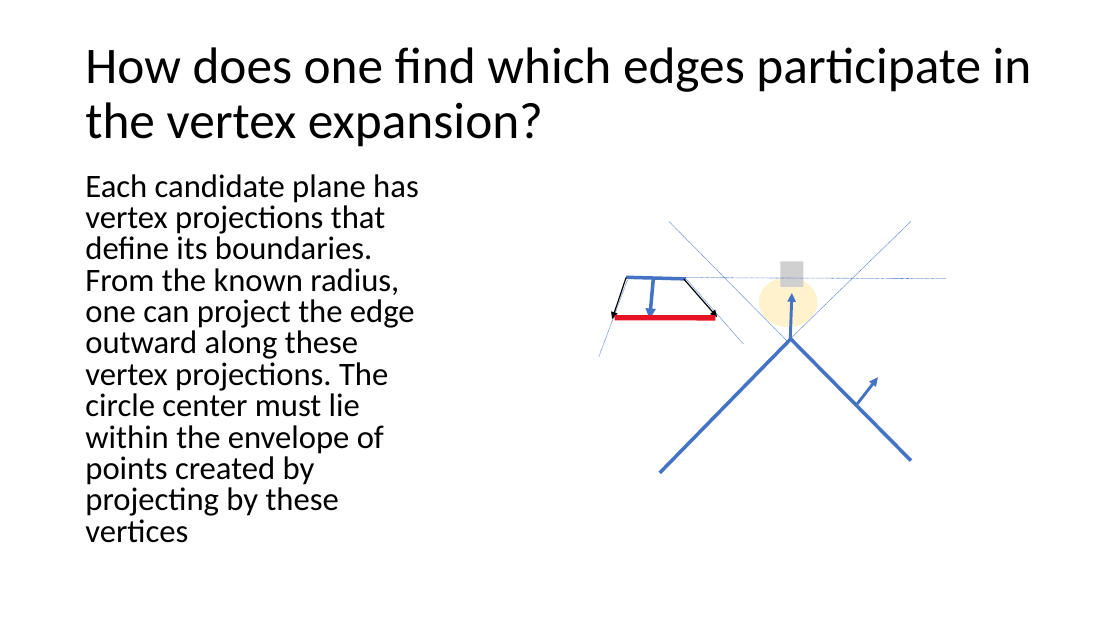
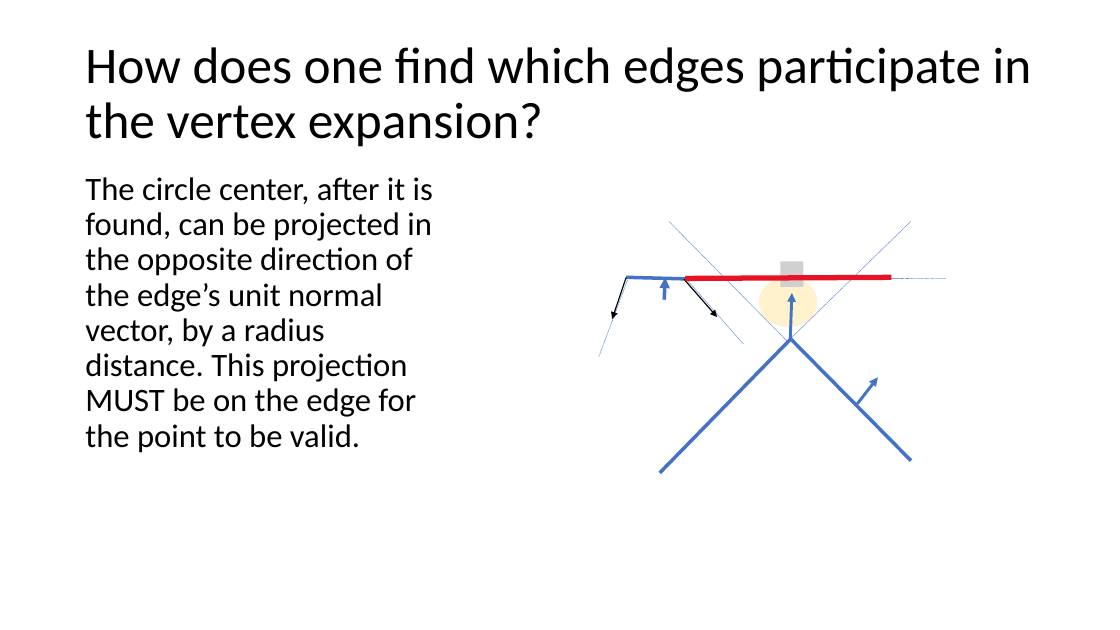
Before and after one commit to ivsg-psu/ivsg-psu-PathPlanning_MapTools_VertexSkeleton, a slide deck: slide 28 of Documents/VertexSkeletonClassLibrary.pptx (slide 27 before the commit). Drawn at 1120x630 pixels with LibreOffice and Linux fonts; fonts in the diff are those of the drawing; grey boxes stand for pictures. Boxes give left, top, right and bottom in pixels: in the first picture for what was removed or moved away, otherwise in the second. Text is boxed around its words. In the diff, an @@ line names an element or a change of style, - is before the commit and + after.

```diff
--- a/Documents/VertexSkeletonClassLibrary.pptx
+++ b/Documents/VertexSkeletonClassLibrary.pptx
@@ text at (85, 177, 433, 453): text changed @@
-Each candidate plane has vertex projections that define its boundaries. From the known radius, one can project the edge outward along these vertex projections. The circle center must lie within the envelope of points created by projecting by these vertices
+The circle center, after it is found, can be projected in the opposite direction of the edge’s unit normal vector, by a radius distance. This projection MUST be on the edge for the point to be valid.
@@ arrow moved from (654, 279) - (649, 319) to (665, 300) - (665, 277) @@
@@ line moved from (615, 318) - (716, 318) to (686, 278) - (891, 277) @@
```
Also in this commit, not shown: 2 other slides changed, 1 slide added, 8 other files.
